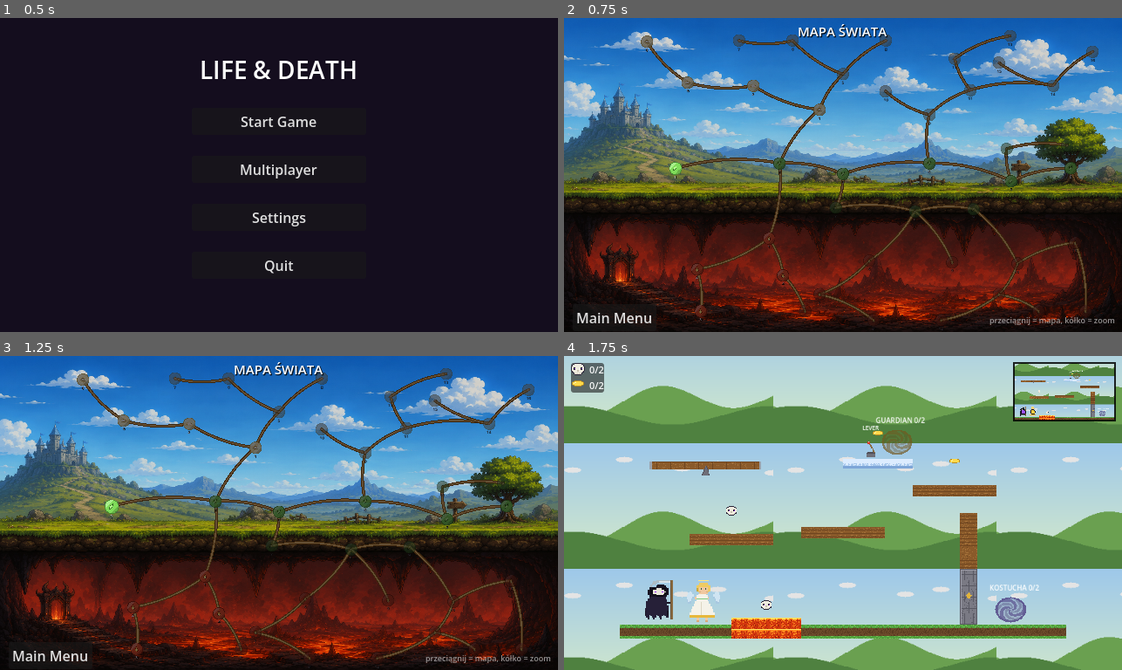
Above: before the commit, frames 1-4 (two rows, left to right).
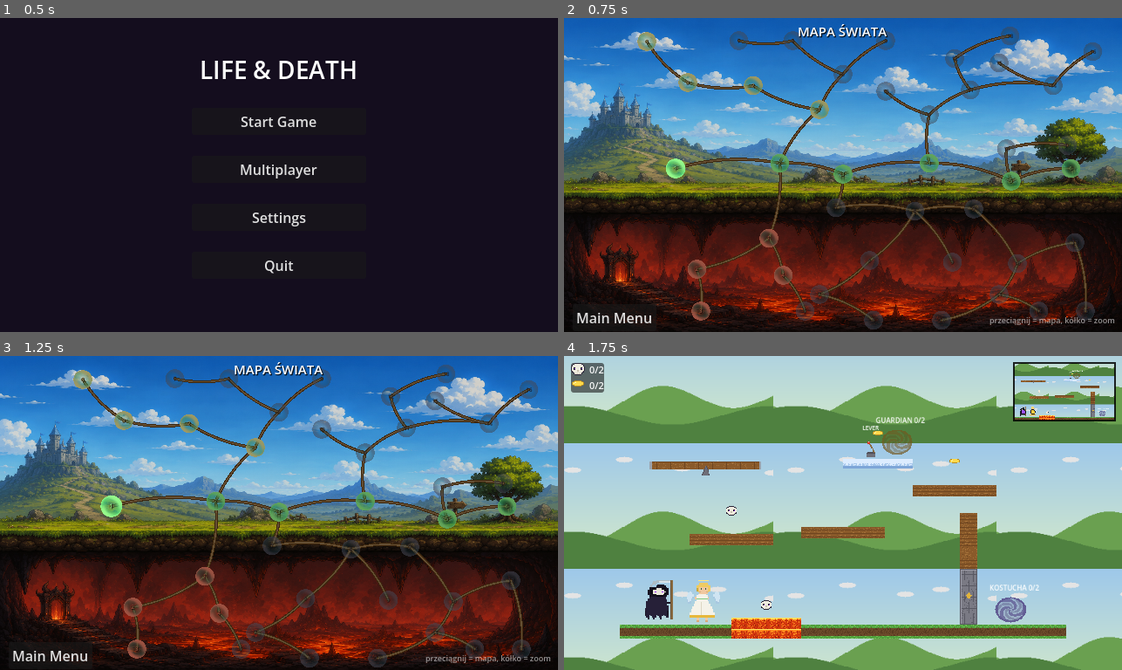
Above: after the commit, the same moments.

Repository: mionsek/life-death
Game: Godot game, scene res://scenes/ui/MainMenu.tscn
Same seed, same stepped clock (60 frames per second), same inputs: the game is played once before the commit and once after it.
Inputs:
- Up to frame 1 (0.5 s): no input
- Up to frame 2 (0.75 s): click "Start Game" at 0.5 s
- Up to frame 3 (1.25 s): no input
- Up to frame 4 (1.75 s): click "1" at 1.25 s

Frame 1 is identical in both runs. In frame 2, 5.2% of the frame differs, in the area x 13-97%, y 2-100%; in frame 3, 5.3%; in frame 4, nothing differs.

Commit message:
feat: user's bubble asset as level nodes on the world map
- Level nodes now use assets/bubble_transparent.png instead of the
  procedural circle icons. The very translucent source is densified at
  runtime (alpha stacked 3x) so bubbles stay readable over the map art;
  the asset file itself is untouched.
- Zone identity via modulate tints (earth green / heaven gold / hell red);
  states: planned = dark ghost, locked = dimmed, next = bright + pulse,
  completed = lightened with a check mark.
- Level number centered inside the bubble.

Co-Authored-By: Claude Opus 4.8 <noreply@anthropic.com>

Diff:
--- a/game/scripts/ui/level_select.gd
+++ b/game/scripts/ui/level_select.gd
@@ -8,10 +8,14 @@
 # defined in LevelManager.LEVEL_GRAPH.
 
 const MAP_BG := preload("res://assets/background/bg1.png")
-const NODE_TEXTURES := {
-	"earth": preload("res://assets/gen/ui/node_earth.png"),
-	"heaven": preload("res://assets/gen/ui/node_heaven.png"),
-	"hell": preload("res://assets/gen/ui/node_hell.png"),
+const NODE_BUBBLE := preload("res://assets/bubble_transparent.png")
+
+# Bubble size on the canvas and zone tints applied via modulate.
+const NODE_SIZE := Vector2(46, 46)
+const ZONE_TINTS := {
+	"earth": Color(0.62, 1.0, 0.55),
+	"heaven": Color(1.0, 0.93, 0.6),
+	"hell": Color(1.0, 0.5, 0.4),
 }
 
 const CANVAS_SIZE := Vector2(1280, 720)
@@ -27,13 +31,29 @@
 var _canvas: Control
 var _zoom: float = 0.5
 var _dragging: bool = false
+# Runtime-densified copy of the bubble art (the source is very translucent).
+var _bubble_tex: Texture2D
 
 
 func _ready() -> void:
 	$BtnBack.pressed.connect(_on_back_pressed)
+	_bubble_tex = _densify_bubble()
 	_build_canvas()
 	_canvas.scale = Vector2(_zoom, _zoom)
 	_center_on_next_level.call_deferred()
+
+
+# Stacks the bubble's alpha (equivalent to layering it three times) so nodes
+# stay readable over the detailed map art, without touching the source file.
+func _densify_bubble() -> Texture2D:
+	var img: Image = NODE_BUBBLE.get_image()
+	img.convert(Image.FORMAT_RGBA8)
+	for y in img.get_height():
+		for x in img.get_width():
+			var c := img.get_pixel(x, y)
+			c.a = 1.0 - pow(1.0 - c.a, 3.0)
+			img.set_pixel(x, y, c)
+	return ImageTexture.create_from_image(img)
 
 
 # ------------------------------------------------------------- map canvas ---
@@ -96,18 +116,19 @@
 	return points
 
 
-# Adds one clickable level node with its zone icon, state tint and number.
+# Adds one clickable level bubble with its zone/state tint and centered number.
 func _add_node(data) -> void:
 	var status: String = LevelManager.get_level_status(data.id)
 	var playable: bool = LevelManager.is_level_playable(data.id)
-	var tex: Texture2D = NODE_TEXTURES[data.zone]
+	var zone_tint: Color = ZONE_TINTS[data.zone]
 	var btn := TextureButton.new()
 	btn.name = "Level_%d" % data.id
-	btn.texture_normal = tex
-	btn.texture_filter = CanvasItem.TEXTURE_FILTER_NEAREST
-	var tex_size: Vector2 = tex.get_size()
-	btn.position = data.map_pos - tex_size / 2.0
-	btn.pivot_offset = tex_size / 2.0
+	btn.texture_normal = _bubble_tex
+	btn.ignore_texture_size = true
+	btn.stretch_mode = TextureButton.STRETCH_SCALE
+	btn.size = NODE_SIZE
+	btn.position = data.map_pos - NODE_SIZE / 2.0
+	btn.pivot_offset = NODE_SIZE / 2.0
 
 	if not playable:
 		btn.modulate = TINT_PLANNED    # sketched but not built yet
@@ -115,13 +136,13 @@
 	else:
 		match status:
 			"locked":
-				btn.modulate = TINT_LOCKED
+				btn.modulate = zone_tint.darkened(0.35)
 				btn.disabled = true
 			"unlocked":
-				btn.modulate = Color(1.15, 1.15, 1.15)
+				btn.modulate = zone_tint
 				_add_pulse(btn)        # "play me next"
 			"completed":
-				btn.modulate = Color.WHITE
+				btn.modulate = zone_tint.lightened(0.35)
 	if not btn.disabled:
 		var level_id: int = data.id
 		btn.pressed.connect(func(): _on_level_selected(level_id))
@@ -129,12 +150,12 @@
 	var lbl := Label.new()
 	lbl.text = ("✓" if status == "completed" else "") + str(data.index)
 	lbl.horizontal_alignment = HORIZONTAL_ALIGNMENT_CENTER
-	lbl.add_theme_font_size_override("font_size", 9)
-	lbl.add_theme_color_override("font_color", Color(1, 1, 1, 0.9))
-	lbl.add_theme_color_override("font_shadow_color", Color(0, 0, 0, 0.9))
+	lbl.vertical_alignment = VERTICAL_ALIGNMENT_CENTER
+	lbl.add_theme_font_size_override("font_size", 12)
+	lbl.add_theme_color_override("font_color", Color(1, 1, 1, 0.95))
+	lbl.add_theme_color_override("font_shadow_color", Color(0, 0, 0, 0.85))
 	lbl.add_theme_constant_override("shadow_offset_y", 1)
-	lbl.position = Vector2(0, tex_size.y - 3.0)
-	lbl.size = Vector2(tex_size.x, 10)
+	lbl.size = NODE_SIZE
 	lbl.mouse_filter = Control.MOUSE_FILTER_IGNORE
 	btn.add_child(lbl)
 	_canvas.add_child(btn)
Binary file added: game/assets/bubble_transparent.png
